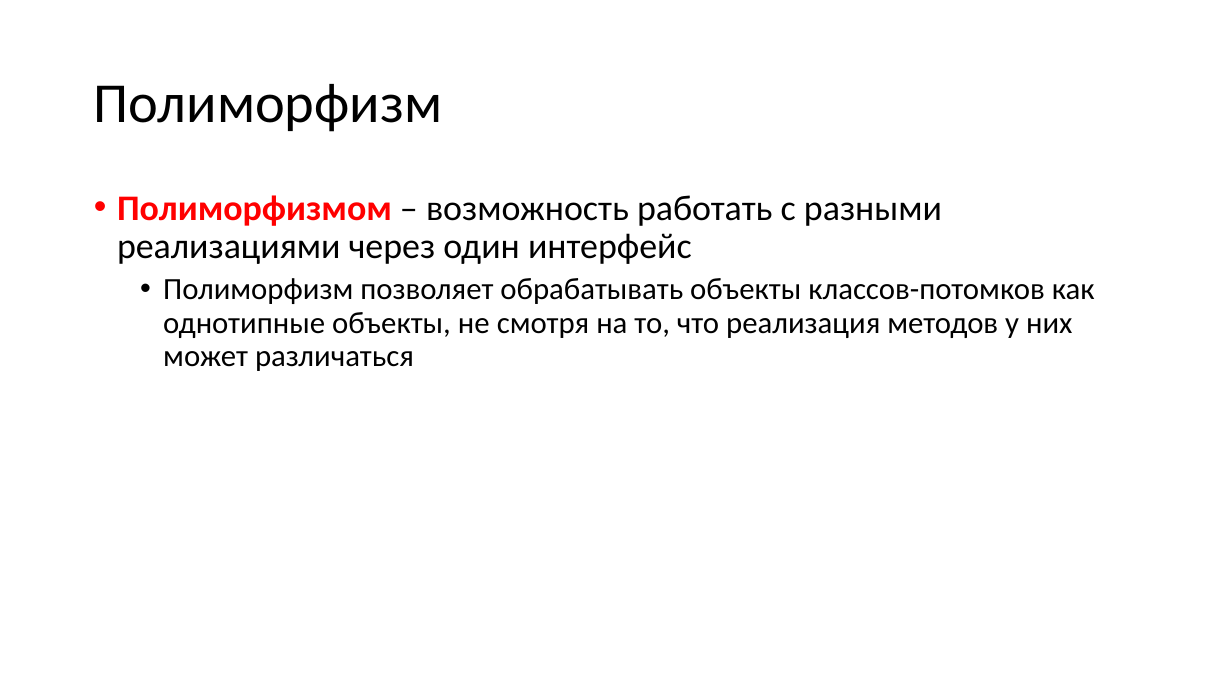
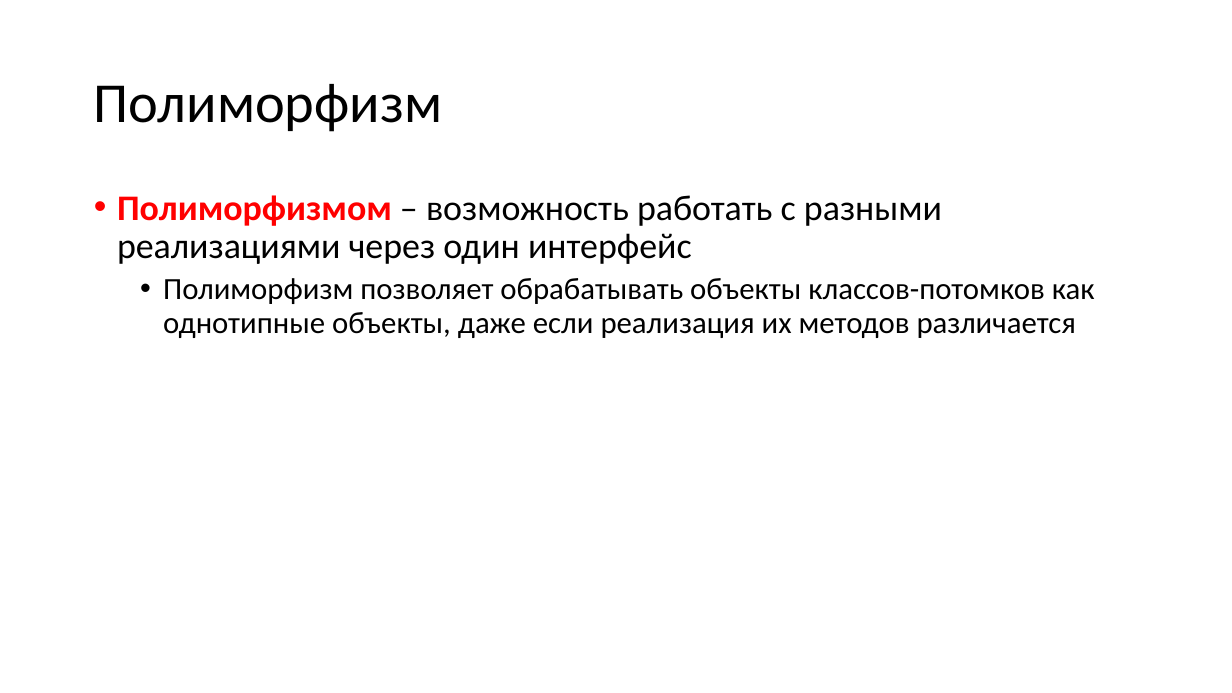
Before and after one commit to alexey-malov/oop, a slide deck: slide 13 of lectures/02/Основы ООП.pptx (slide 15 before the commit). Drawn at 1232x693 pixels with LibreOffice and Linux fonts; fonts in the diff are those of the drawing. Boxes give left, top, right and bottom in pixels: in the first picture for what was removed or moved away, otherwise in the second. Text is boxed around its words. In the diff, an @@ line names an element or a change of style, - is before the commit and + after.

```diff
--- a/lectures/02/Основы ООП.pptx
+++ b/lectures/02/Основы ООП.pptx
@@ text at (163,278,1095,338): text changed @@
-  • Полиморфизм позволяет обрабатывать объекты классов-потомков как однотипные объекты, не смотря на то, что реализация методов у них может различаться
+  • Полиморфизм позволяет обрабатывать объекты классов-потомков как однотипные объекты, даже если реализация их методов различается
```
Also in this commit, not shown: 13 other slides changed, 8 slides added, 5 slides removed, 10 other files.
